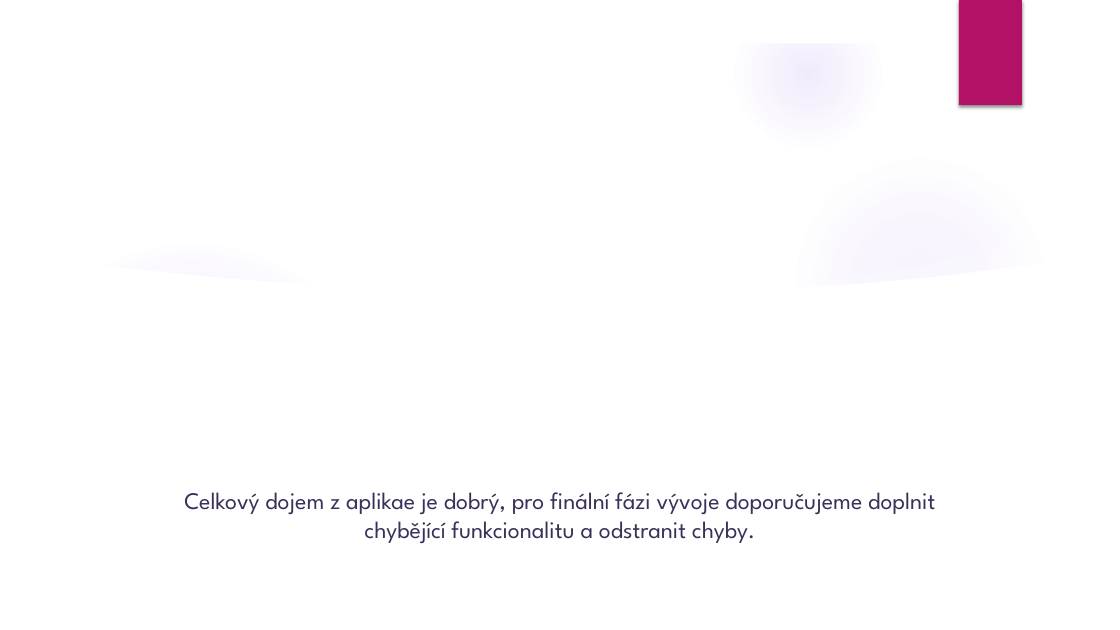
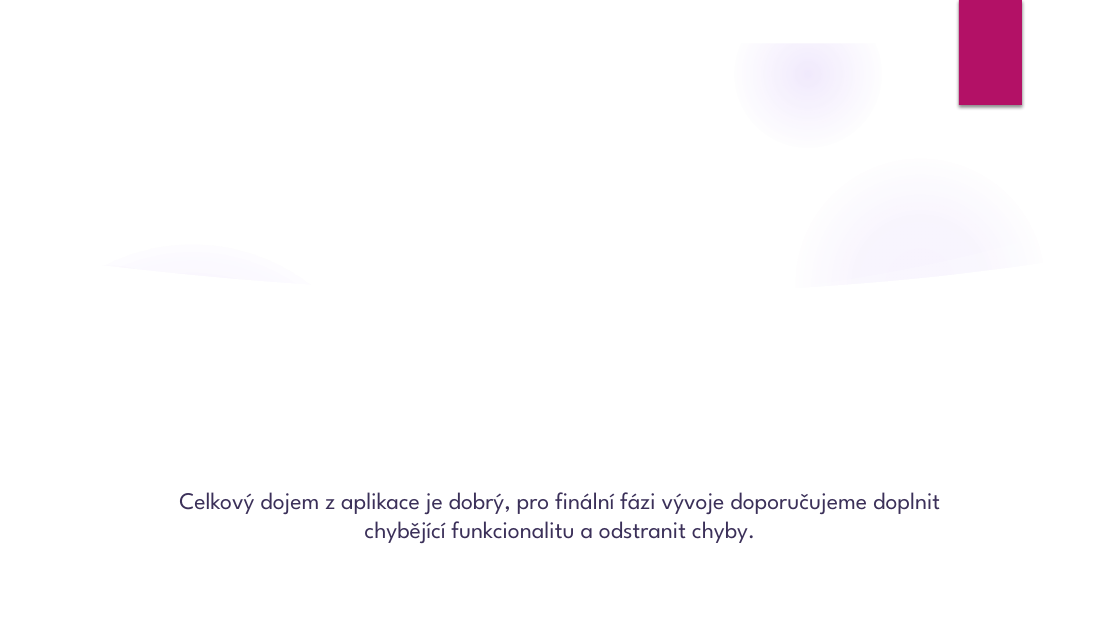
Before and after one commit to novak55/rsp, a slide deck: slide 15 of Dokumenty/Oponentura/Prezentace_oponentury_týmu_Grenade.pptx. Drawn at 1120x630 pixels with LibreOffice and Linux fonts; fonts in the diff are those of the drawing; background and template pictures are left out. Boxes give left, top, right and bottom in pixels: in the first picture for what was removed or moved away, otherwise in the second. Text is boxed around its words. In the diff, an @@ line names an element or a change of style, - is before the commit and + after.

```diff
--- a/Dokumenty/Oponentura/Prezentace_oponentury_týmu_Grenade.pptx
+++ b/Dokumenty/Oponentura/Prezentace_oponentury_týmu_Grenade.pptx
@@ text at box(179, 492, 940, 543): text changed @@
-Celkový dojem z aplikae je dobrý, pro finální fázi vývoje doporučujeme doplnit chybějící funkcionalitu a odstranit chyby.
+Celkový dojem z aplikace je dobrý, pro finální fázi vývoje doporučujeme doplnit chybějící funkcionalitu a odstranit chyby.
```
